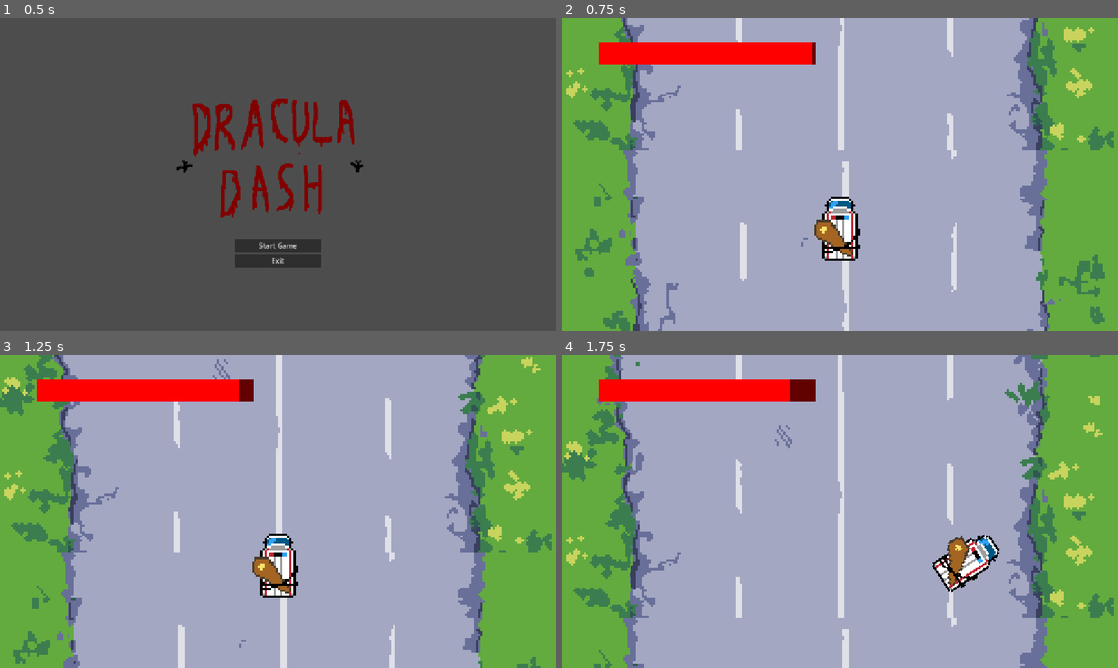
Above: before the commit, frames 1-4 (two rows, left to right).
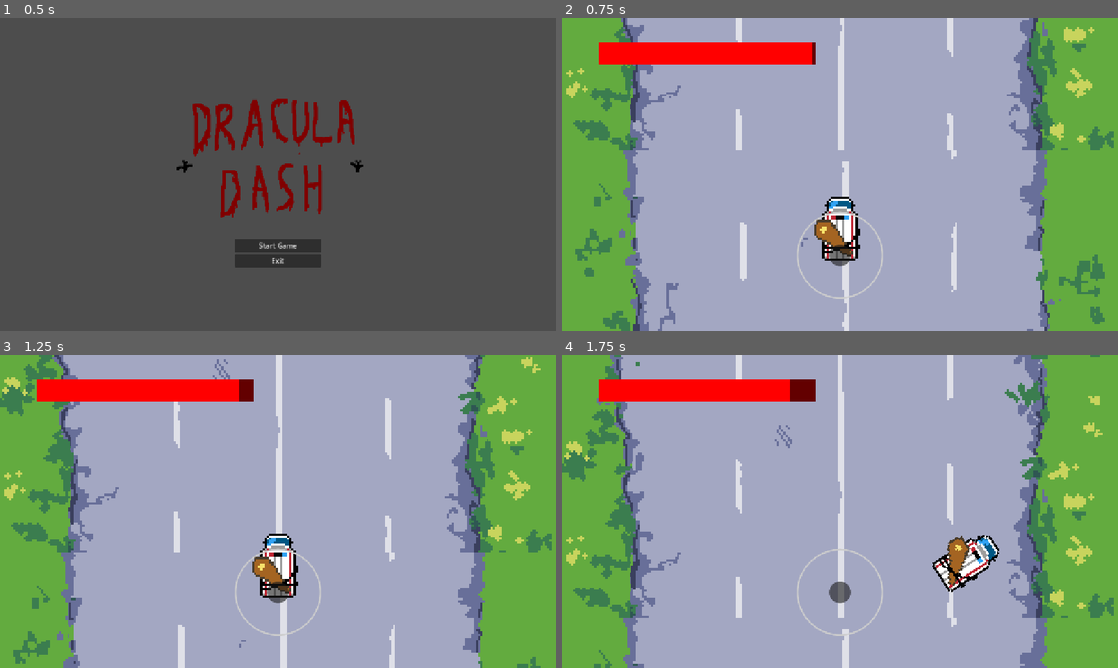
Above: after the commit, the same moments.

Repository: danielcannell/dracula-dash
Game: Godot game, scene res://scenes/title.tscn
Same seed, same stepped clock (60 frames per second), same inputs: the game is played once before the commit and once after it.
Inputs (mouse positions are in pixels of both pictures, inside the frame that each line leads up to):
- Up to frame 1 (0.5 s): no input
- Up to frame 2 (0.75 s): click "Start Game" at 0.5 s
- Up to frame 3 (1.25 s): no input
- Up to frame 4 (1.75 s): tap Enter at 1.25 s; move the mouse to (962, 495) at 1.27 s; hold Right (turn_right) from 1.28 s (still down); click (962, 495) at 1.42 s

Frame 1 is identical in both runs. In frame 2, 0.4% of the frame differs, in the area x 42-58%, y 62-90%; in frame 3, 0.4%; in frame 4, 0.4%.

Commit message:
Anchor virtual joystick to bottom of screen

Diff:
--- a/scenes/main.tscn
+++ b/scenes/main.tscn
@@ -46,11 +46,17 @@
 offset_bottom = 70.0
 
 [node name="VirtualJoystick" type="VirtualJoystick" parent="." unique_id=565028087]
-visible = false
-offset_left = -15.0
-offset_top = 178.0
-offset_right = 25.0
-offset_bottom = 218.0
+anchors_preset = 7
+anchor_left = 0.5
+anchor_top = 1.0
+anchor_right = 0.5
+anchor_bottom = 1.0
+offset_left = -660.0
+offset_top = -554.0
+offset_right = -620.0
+offset_bottom = -514.0
+grow_horizontal = 2
+grow_vertical = 0
 joystick_size = 200.0
 action_left = &"turn_left"
 action_right = &"turn_right"
Not shown: 1 places in scenes/main.tscn that only renumber resources
Not shown, changed: .github/workflows/main.yml
